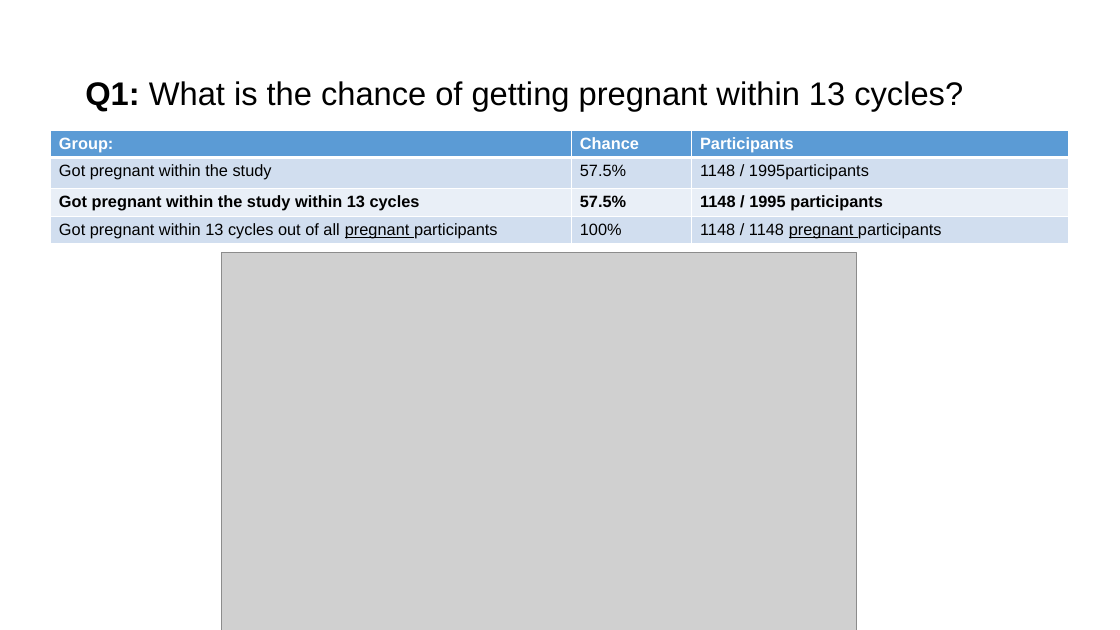
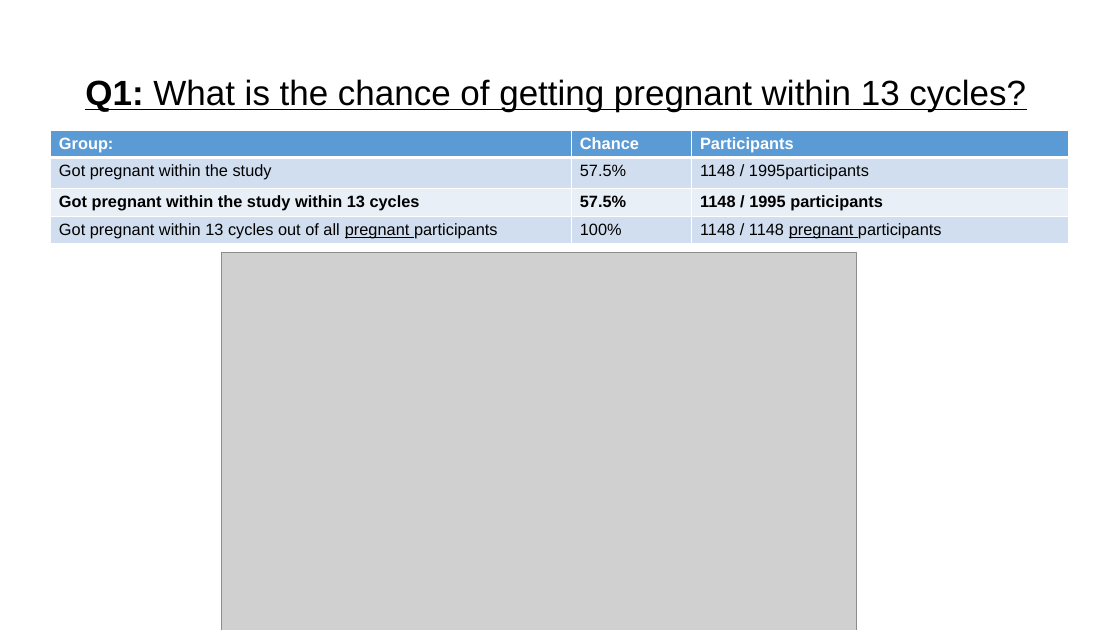
Before and after one commit to JeroenBuil/natural-cycles-assignment, a slide deck: slide 10 of reports/Natural Cycles - Assignment Report - Jeroen Buil.pptx. Drawn at 1120x630 pixels with LibreOffice and Linux fonts; fonts in the diff are those of the drawing; grey boxes stand for pictures. Boxes give left, top, right and bottom in pixels: in the first picture for what was removed or moved away, otherwise in the second. Text is boxed around its words. In the diff, an @@ line names an element or a change of style, - is before the commit and + after.

```diff
--- a/reports/Natural Cycles - Assignment Report - Jeroen Buil.pptx
+++ b/reports/Natural Cycles - Assignment Report - Jeroen Buil.pptx
@@ title "Q1: What is the chance ..." at (85,79,1026,112): size 28 to 30 pt, underline on @@
```
Also in this commit, not shown: 6 other slides changed, 4 slides added, 1 slide removed, 19 other files.
